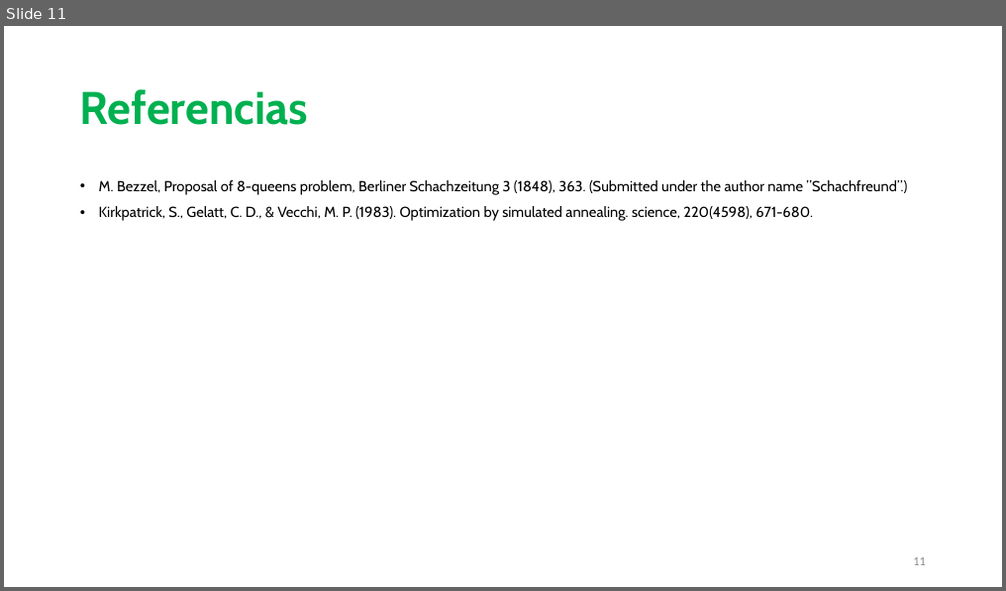
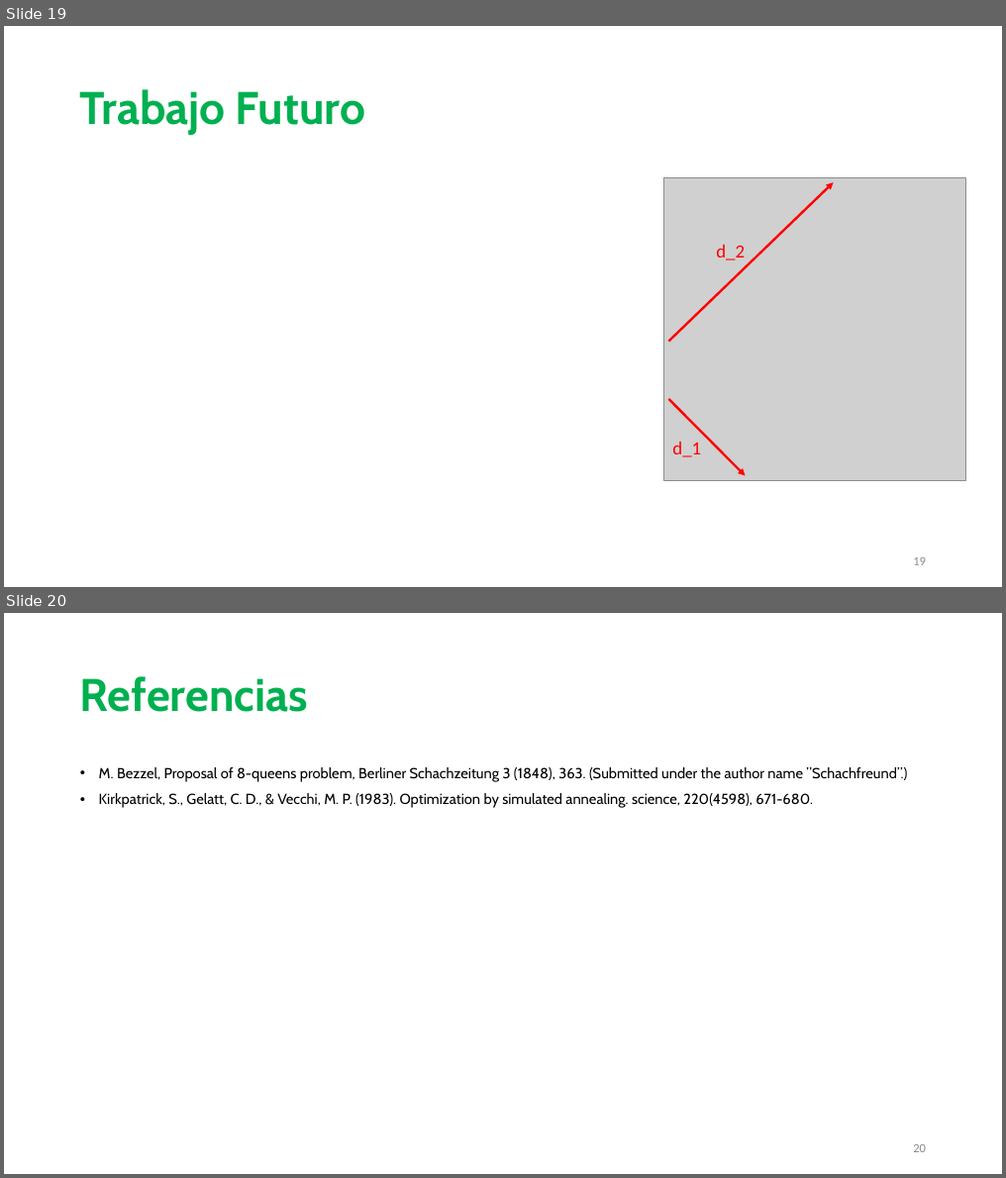
Before and after one commit to johacks/bibm, a slide deck: RS/RS_Presentacion.pptx. Shown one above the other, each under a label of ours: slide 11 before the commit, slides 19 and 20 after it. The pictures are 1006x591 and 1006x1178 pixels, drawn with LibreOffice and Linux fonts; fonts in the diff are those of the drawing; grey boxes stand for pictures. Boxes give left, top, right and bottom in pixels: in the first picture for what was removed or moved away, otherwise in the second. Text is boxed around its words. In the diff, an @@ line names an element or a change of style, - is before the commit and + after.

```diff
--- a/RS/RS_Presentacion.pptx
+++ b/RS/RS_Presentacion.pptx
@@ slide 19 added at [4, 26, 1002, 587], background #FFFFFF @@
@@ title added at [80, 89, 365, 135], 44 pt, text #00B050, bold @@
+Trabajo Futuro
@@ picture added at [663, 178, 965, 480] @@
@@ arrow added from (668, 341) to (834, 182), #FF0000 2.25 pt @@
@@ text added at [716, 245, 745, 261], 18 pt, text #FF0000 @@
+d_2
@@ arrow added from (668, 399) to (746, 475), #FF0000 2.25 pt @@
@@ text added at [672, 442, 701, 458], 18 pt, text #FF0000 @@
+d_1
@@ page number added at [913, 558, 926, 566], 12 pt, text #8C8C8C @@
+19
@@ what was slide 11 is now slide 20 @@
@@ page number at [913, 1145, 926, 1153]: text changed @@
-11
+20
```
Also in this commit, not shown: 2 slides changed, 9 other slides added, 1 slide removed.
